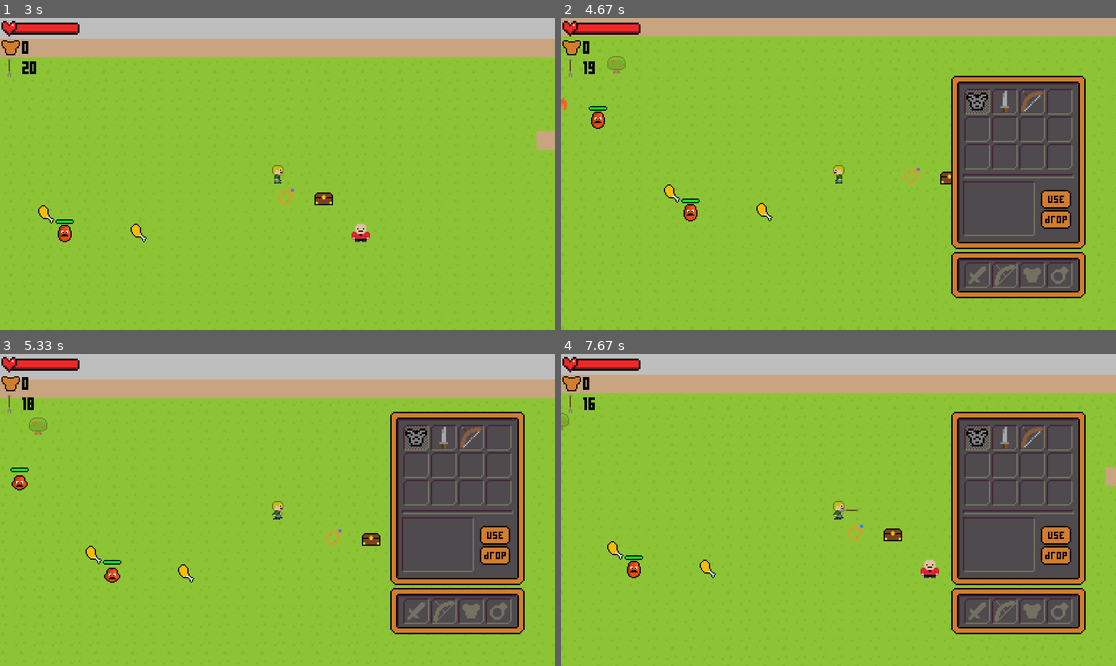
Above: before the commit, frames 1-4 (two rows, left to right).
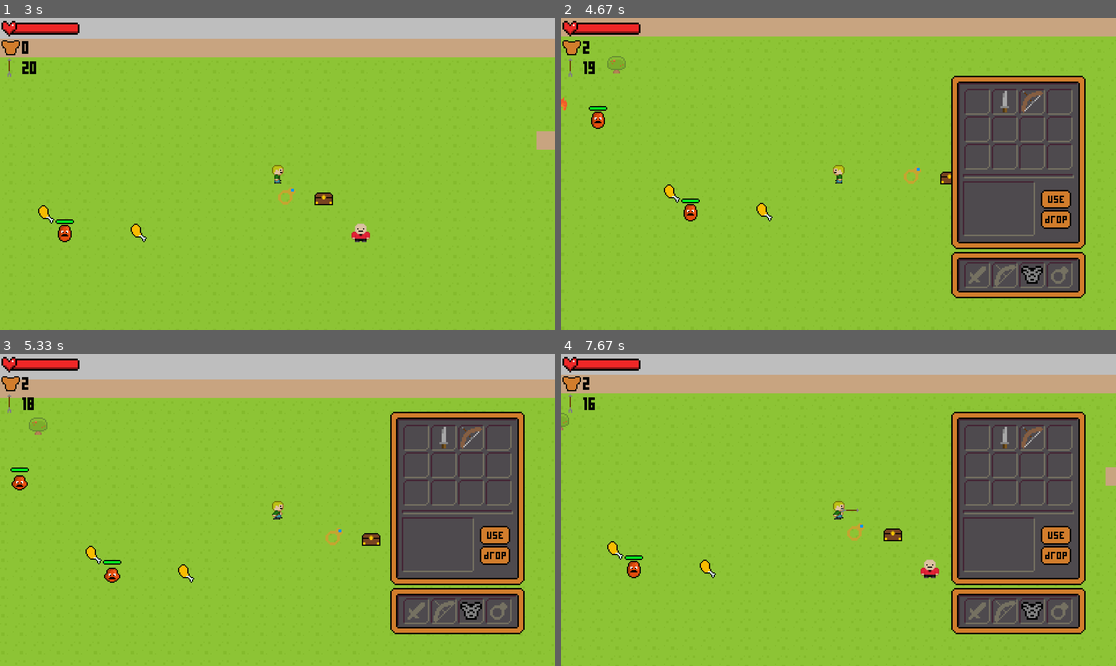
Above: after the commit, the same moments.

Repository: Flashweb14/PyGameRPG
Game: pygame game, started from RPG/__main__.py
Two runs of this game, one before a commit and one after it. Both use one fixed random seed, a clock stepped at 60 frames per second and the inputs below.
Inputs (mouse positions are in pixels of both pictures, inside the frame that each line leads up to):
- Up to frame 1 (3 s): hold I 0.33-0.8 s; hold D 0.33-0.8 s; hold F 0.83-1.3 s; hold D 0.83-1.3 s; click (416, 102) at 1.38 s; hold D 1.67-2.13 s; tap I at 1.82 s; hold W 2.17-2.47 s; hold D 2.5-2.97 s
- Up to frame 2 (4.67 s): click (1054, 198) at 3.05 s; hold A 3.33-3.87 s; tap E at 3.48 s; hold S 3.9-4.2 s; hold A 4.23-4.63 s; tap I at 4.38 s
- Up to frame 3 (5.33 s): hold W 4.67-5.03 s; tap E at 4.82 s; hold D from 5.07 s (still down)
- Up to frame 4 (7.67 s): release D at 5.7 s; hold S 5.73-6.1 s; tap I at 5.88, 7.28 s; hold A 6.13-6.6 s; tap E at 6.28, 7.62 s; hold D 6.63-7.1 s; hold W 7.13-7.43 s; hold D from 7.47 s (still down)

Frame 1 is identical in both runs. In frame 2, 0.4% of the frame differs, in the area x 3-87%, y 8-86%; in frame 3, 0.4%; in frame 4, 0.4%.

Commit message:
:sparkles: Добавление окна принятия квеста

Diff:
--- a/RPG/scripts/consts.py
+++ b/RPG/scripts/consts.py
@@ -78,3 +78,7 @@
 CLOSE_BUTTON = load_image('resources/sprites/gui/error_close.png')
 
 RED_SHIRT_NPC = load_image('resources/sprites/npcs/redshirt/redshirt.png')
+
+QUEST_GUI = load_image('resources/sprites/gui/quest/quest_gui.png')
+ACCEPT_BUTTON = load_image('resources/sprites/gui/quest/accept_btn.png')
+REJECT_BUTTON = load_image('resources/sprites/gui/quest/reject_btn.png')
--- a/RPG/scripts/game.py
+++ b/RPG/scripts/game.py
@@ -26,7 +26,6 @@
         self.screen = pygame.display.set_mode(self.size)
         self.FPS = 60
         self.clock = pygame.time.Clock()
-
         pygame.mouse.set_visible(False)
 
         self.player = None
@@ -46,6 +45,7 @@
         self.chests_group = pygame.sprite.Group()
         self.errors_group = pygame.sprite.Group()
         self.npc_group = pygame.sprite.Group()
+        self.quest_gui_group = pygame.sprite.Group()
 
         self.groups = [self.all_sprites, self.player_group, self.walls_group, self.background_group,
                        self.gui_group, self.harm_sprites, self.enemy_group]
@@ -57,7 +57,6 @@
         self.count = 0
 
         self.inventory_opened = False
-        self.has_error = False
 
     @staticmethod
     def terminate():
--- a/RPG/scripts/game_processes/main_process.py
+++ b/RPG/scripts/game_processes/main_process.py
@@ -14,11 +14,14 @@
             if event.type == pygame.QUIT:
                 game.terminate()
             game.player.handle_event(event)
-            if game.inventory_opened:
+            if game.inventory:
                 game.inventory.handle_event(event)
-            if game.has_error:
-                for error in game.errors_group:
-                    error.handle_event(event)
+            for quest_gui in game.quest_gui_group:
+                quest_gui.handle_event(event)
+            for error in game.errors_group:
+                error.handle_event(event)
+        if game.inventory_opened or game.quest_gui_group or game.errors_group:
+            pygame.mouse.set_visible(True)
         game.player.move()
         game.all_sprites.update()
         game.screen.fill((pygame.Color('grey')))
@@ -33,11 +36,11 @@
         game.background_group.draw(game.screen)
         game.stopped_arrows_group.draw(game.screen)
         game.all_sprites.draw(game.screen)
-        if game.has_error:
-            game.errors_group.draw(game.screen)
-            game.errors_group.update()
+        game.errors_group.draw(game.screen)
+        game.errors_group.update()
         if game.inventory_opened:
             game.gui_group.draw(game.screen)
+        game.quest_gui_group.draw(game.screen)
         game.clock.tick(game.FPS)
         if game.count < game.FPS:
             game.count += 1
--- a/RPG/scripts/gui/button.py
+++ b/RPG/scripts/gui/button.py
@@ -1,11 +1,12 @@
 from RPG.scripts.game_object import GameObject
-from RPG.scripts.consts import USE_BUTTON, DROP_BUTTON, CLOSE_BUTTON
+from RPG.scripts.consts import USE_BUTTON, DROP_BUTTON, CLOSE_BUTTON, ACCEPT_BUTTON, REJECT_BUTTON
 
 
 class Button(GameObject):
-    def __init__(self, game, x, y, type):
-        btns_dict = {'use': USE_BUTTON, 'drop': DROP_BUTTON, 'close': CLOSE_BUTTON}
-        super().__init__(game, btns_dict[type], x, y, game.gui_group)
+    def __init__(self, game, x, y, type, *groups):
+        btns_dict = {'use': USE_BUTTON, 'drop': DROP_BUTTON, 'close': CLOSE_BUTTON, 'accept': ACCEPT_BUTTON,
+                     'reject': REJECT_BUTTON}
+        super().__init__(game, btns_dict[type], x, y, *groups)
         self.rect.x = x
         self.rect.y = y
 
--- a/RPG/scripts/gui/error.py
+++ b/RPG/scripts/gui/error.py
@@ -7,14 +7,18 @@
 class Error(GameObject):
     def __init__(self, game, type):
         errors_dict = {'overweight': OVERWEIGHT_ERROR}
-        super().__init__(game, errors_dict[type], 1350 / TILE_SIZE, 10 / TILE_SIZE, game.errors_group)
+        super().__init__(game, errors_dict[type], 1350 / TILE_SIZE, 45 / TILE_SIZE, game.errors_group)
+        self.rect.x = 1350
+        self.rect.y = 45
         self.appear_time = pygame.time.get_ticks()
         self.close_btn = Button(game, self.x + 475, self.y, 'close')
 
     def update(self):
         if pygame.time.get_ticks() - self.appear_time >= 10 ** 4:
             self.game.errors_group.remove(self)
+            self.game.gui_group.remove(self.close_btn)
             self.game.has_error = False
+            pygame.mouse.set_visible(False)
 
     def handle_event(self, event):
         if event.type == pygame.MOUSEBUTTONUP:
@@ -23,3 +27,4 @@
                     self.game.errors_group.remove(self)
                     self.game.gui_group.remove(self.close_btn)
                     self.game.has_error = False
+                    pygame.mouse.set_visible(False)
--- a/RPG/scripts/gui/inventory/inventory.py
+++ b/RPG/scripts/gui/inventory/inventory.py
@@ -22,8 +22,8 @@
         self.armor_slot = Cell(self.game, self, 'armor', 235, 645)
         self.ring_slot = Cell(self.game, self, 'ring', 330, 645)
         self.slots = [self.sword_slot, self.bow_slot, self.armor_slot, self.ring_slot]
-        self.drop_btn = Button(game, self.rect.x + 310, self.rect. y + 465, 'drop')
-        self.use_btn = Button(game, self.rect.x + 310, self.rect.y + 395, 'use')
+        self.drop_btn = Button(game, self.rect.x + 310, self.rect. y + 465, 'drop', game.gui_group)
+        self.use_btn = Button(game, self.rect.x + 310, self.rect.y + 395, 'use', game.gui_group)
         self.selected_cell = None
         self.game.inventory_cell_group.update()
 
@@ -61,14 +61,11 @@
             if self.use_btn.rect.collidepoint(event.pos):
                 if self.selected_cell:
                     self.selected_cell.item.use()
-                    if isinstance(self.selected_cell.item, Armor):
-                        print('a')
-                    else:
-                        for i in range(len(self.cells)):
-                            if self.cells[i] == self.selected_cell:
-                                self.cells[i].item = None
-                                self.cells[i].selected = False
-                                self.selected_cell = None
+                    for i in range(len(self.cells)):
+                        if self.cells[i] == self.selected_cell:
+                            self.cells[i].item = None
+                            self.cells[i].selected = False
+                            self.selected_cell = None
                     self.game.inventory_cell_group.update()
 
     def add_item(self, obj):
@@ -81,8 +78,6 @@
         self.game.inventory_cell_group.update()
         if not has_empty:
             error = Error(self.game, 'overweight')
-            error.rect.x = 1350
-            error.rect.y = 10
             self.game.has_error = True
             return False
         return True
--- /dev/null
+++ b/RPG/scripts/gui/quest_gui.py
@@ -0,0 +1,24 @@
+import pygame
+from RPG.scripts.game_object import GameObject
+from RPG.scripts.consts import QUEST_GUI
+from RPG.scripts.gui.button import Button
+
+
+class QuestGui(GameObject):
+    def __init__(self, game, npc, reward):
+        super().__init__(game, QUEST_GUI, 870, 200, game.quest_gui_group)
+        self.rect.x = 870
+        self.rect.y = 200
+        self.npc = npc
+        self.reward = reward
+        self.accept_btn = Button(game, self.rect.x + 70, self.rect.y + 490, 'accept', game.quest_gui_group)
+        self.reject_btn = Button(game, self.rect.x + 260, self.rect.y + 490, 'reject', game.quest_gui_group)
+
+    def handle_event(self, event):
+        if event.type == pygame.MOUSEBUTTONUP:
+            if event.button == pygame.BUTTON_LEFT:
+                if self.accept_btn.rect.collidepoint(event.pos):
+                    self.accept_btn.on_click()
+                if self.reject_btn.rect.collidepoint(event.pos):
+                    for sprite in self.game.quest_gui_group:
+                        self.game.quest_gui_group.remove(sprite)
--- a/RPG/scripts/player.py
+++ b/RPG/scripts/player.py
@@ -84,7 +84,6 @@
                     pygame.mouse.set_visible(False)
                 else:
                     self.game.inventory_opened = True
-                    pygame.mouse.set_visible(True)
             if event.key == pygame.K_f:
                 check_sprite = pygame.sprite.Sprite()
                 check_sprite.rect = pygame.Rect((0, 0), (70, 70))
--- a/RPG/scripts/quest_npc.py
+++ b/RPG/scripts/quest_npc.py
@@ -1,4 +1,5 @@
 from RPG.scripts.game_object import GameObject
+from RPG.scripts.gui.quest_gui import QuestGui
 
 
 class QuestNPC(GameObject):
@@ -6,4 +7,5 @@
         super().__init__(game, image, x, y, game.npc_group, game.all_sprites)
 
     def give_quest(self):
-        print('quest')
+        QuestGui(self.game, self, None)
+        self.game.quest_gui_opened = True
Binary file changed: RPG/resources/sprites/gui/quest/accept_btn.png
Binary file changed: RPG/resources/sprites/gui/quest/quest_gui.png
Binary file changed: RPG/resources/sprites/gui/quest/reject_btn.png
